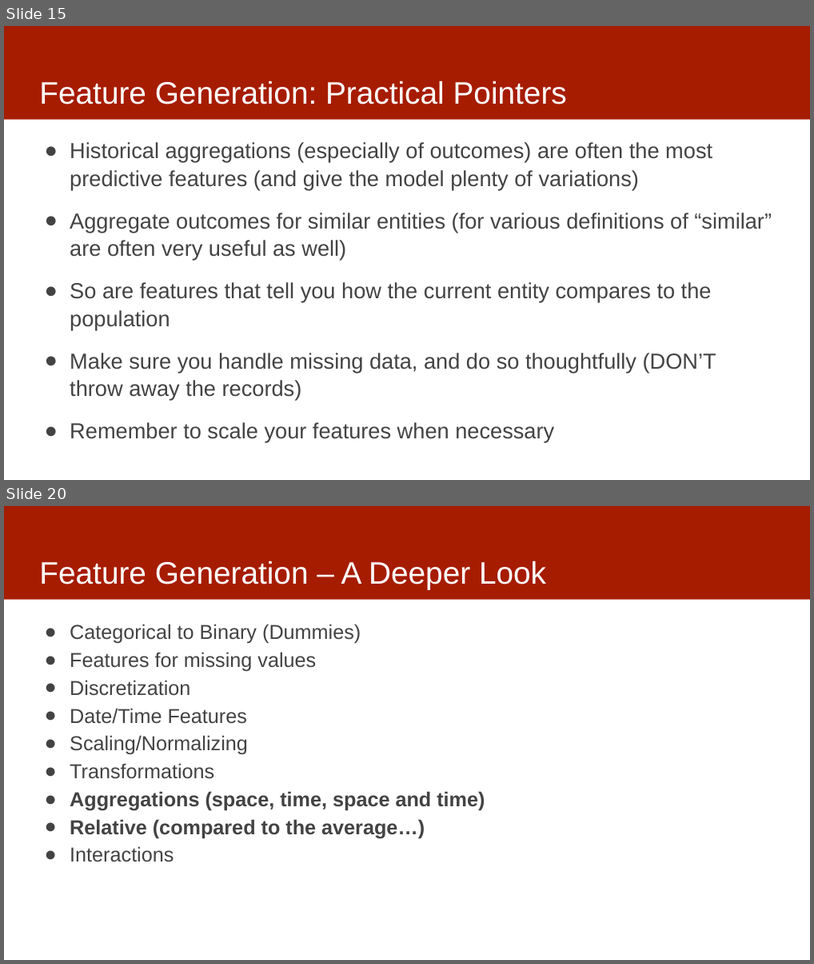
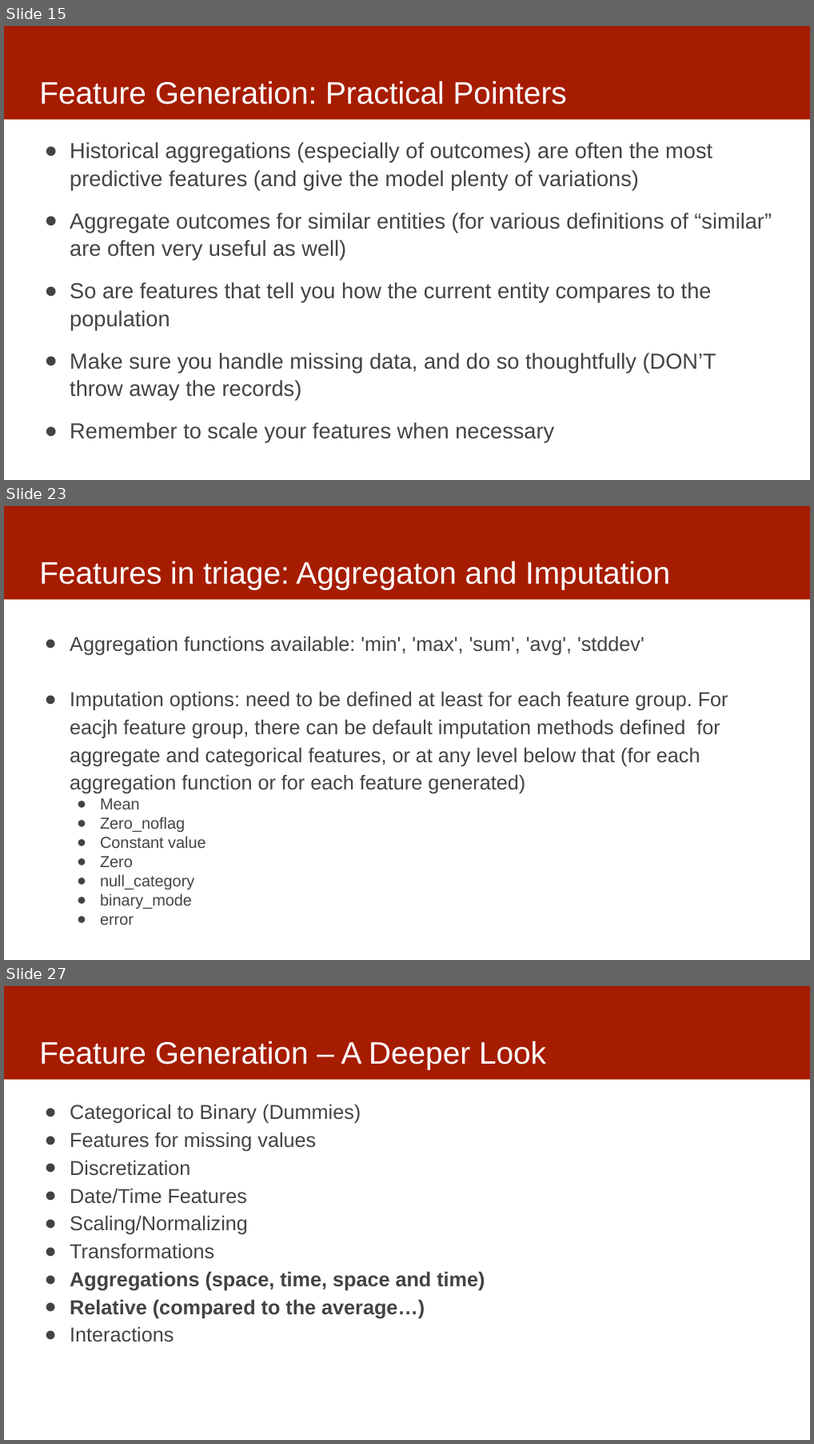
Before and after one commit to dssg/mlforpublicpolicylab, a slide deck: Lectures/12-features-and-imputation.pptx. Shown one above the other, each under a label of ours: slides 15 and 20 before the commit, slides 15, 23 and 27 after it; the slides between them are not shown. The pictures are 814x964 and 814x1444 pixels, drawn with LibreOffice and Linux fonts; fonts in the diff are those of the drawing. Boxes give left, top, right and bottom in pixels: in the first picture for what was removed or moved away, otherwise in the second. Text is boxed around its words. In the diff, an @@ line names an element or a change of style, - is before the commit and + after.

```diff
--- a/Lectures/12-features-and-imputation.pptx
+++ b/Lectures/12-features-and-imputation.pptx
@@ slide 23 added at [4, 506, 810, 960], background #FFFFFF; not listed: 1 template element that a slide beside it also shows @@
@@ title added at [39, 561, 670, 590], 37 pt, text #FFFFFF @@
+Features in triage: Aggregaton and Imputation
@@ text added at [70, 636, 729, 924], 24 pt, text #434343 @@
+● Aggregation functions available: 'min', 'max', 'sum', 'avg', 'stddev'
+● Imputation options: need to be defined at least for each feature group. For eacjh feature group, there can be default imputation methods defined for aggregate and categorical features, or at any level below that (for each aggregation function or for each feature generated)
+      ● Mean
+      ● Zero_noflag
+      ● Constant value
+      ● Zero
+      ● null_category
+      ● binary_mode
+      ● error
@@ what was slide 20 is now slide 27 @@
```
Also in this commit, not shown: 3 slides changed, 6 other slides added, 1 other file.
